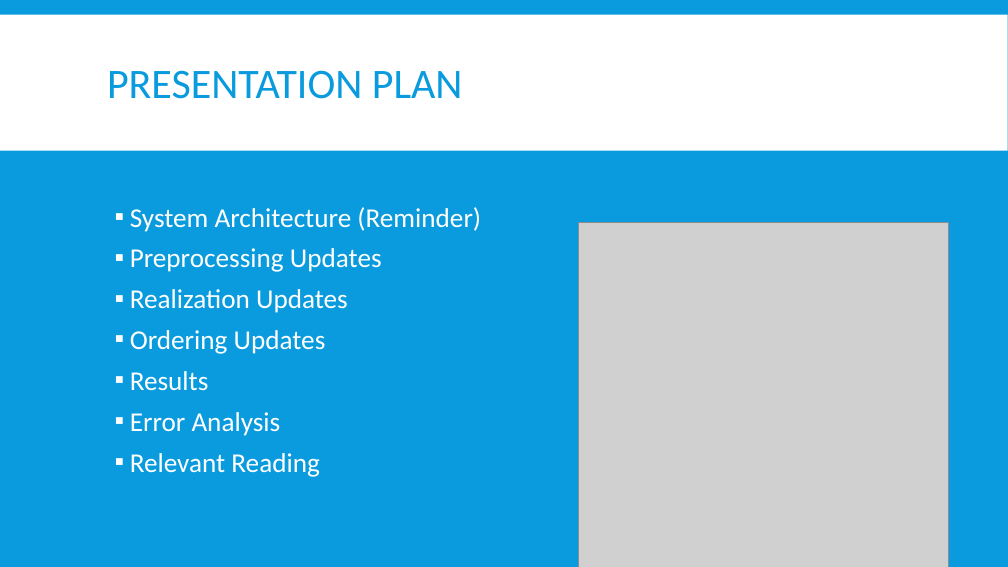
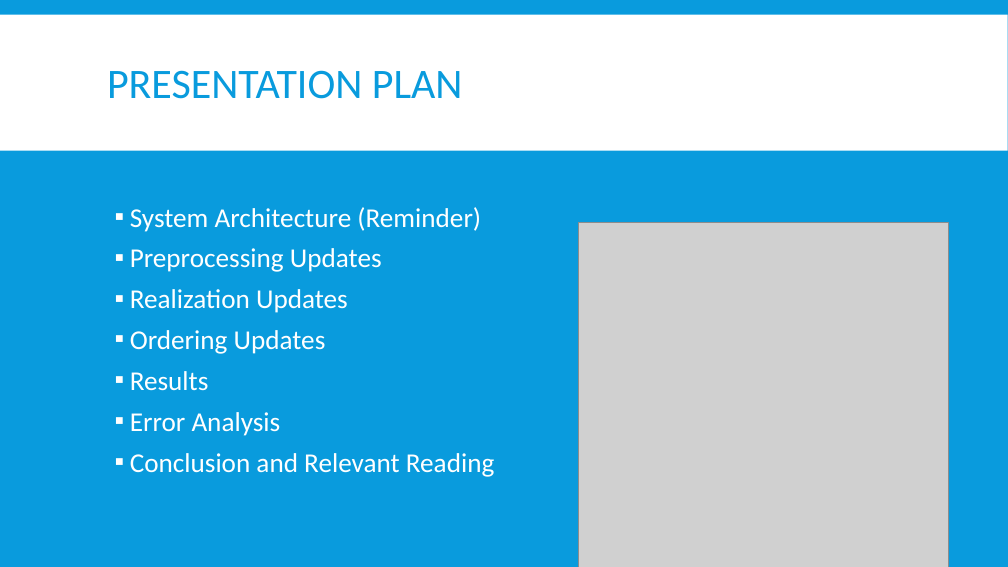
Before and after one commit to Mindful/ling-573, a slide deck: slide 2 of doc/D4_presentation.pptx. Drawn at 1008x567 pixels with LibreOffice and Linux fonts; fonts in the diff are those of the drawing; grey boxes stand for pictures. Boxes give left, top, right and bottom in pixels: in the first picture for what was removed or moved away, otherwise in the second. Text is boxed around its words. In the diff, an @@ line names an element or a change of style, - is before the commit and + after.

```diff
--- a/doc/D4_presentation.pptx
+++ b/doc/D4_presentation.pptx
@@ text at (130, 453, 494, 477): text changed @@
-▪ Relevant Reading
+▪ Conclusion and Relevant Reading
```
Also in this commit, not shown: 8 other slides changed.
